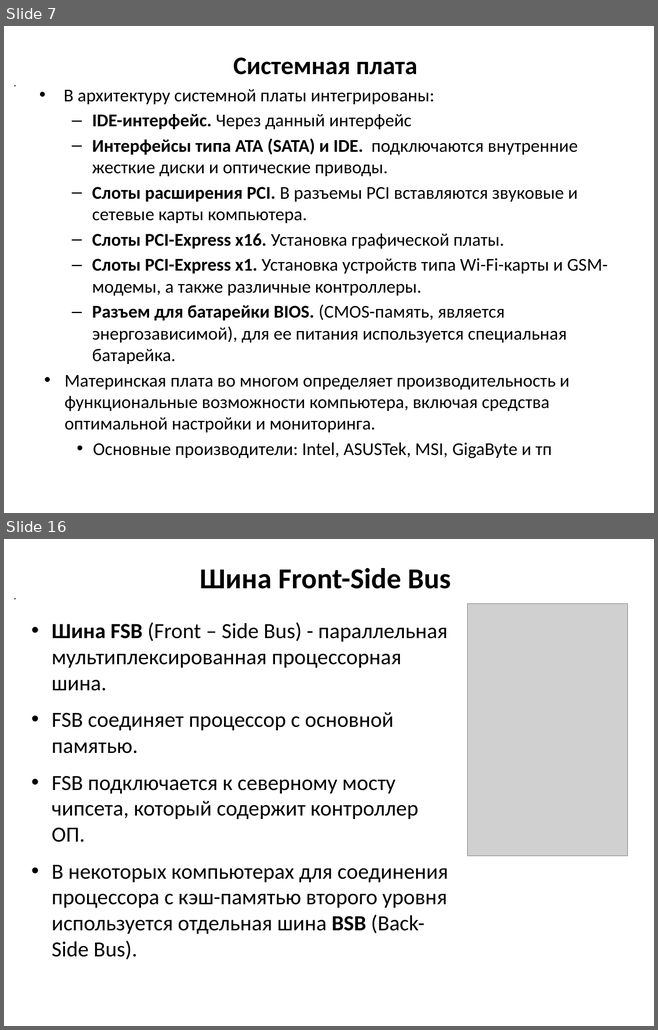
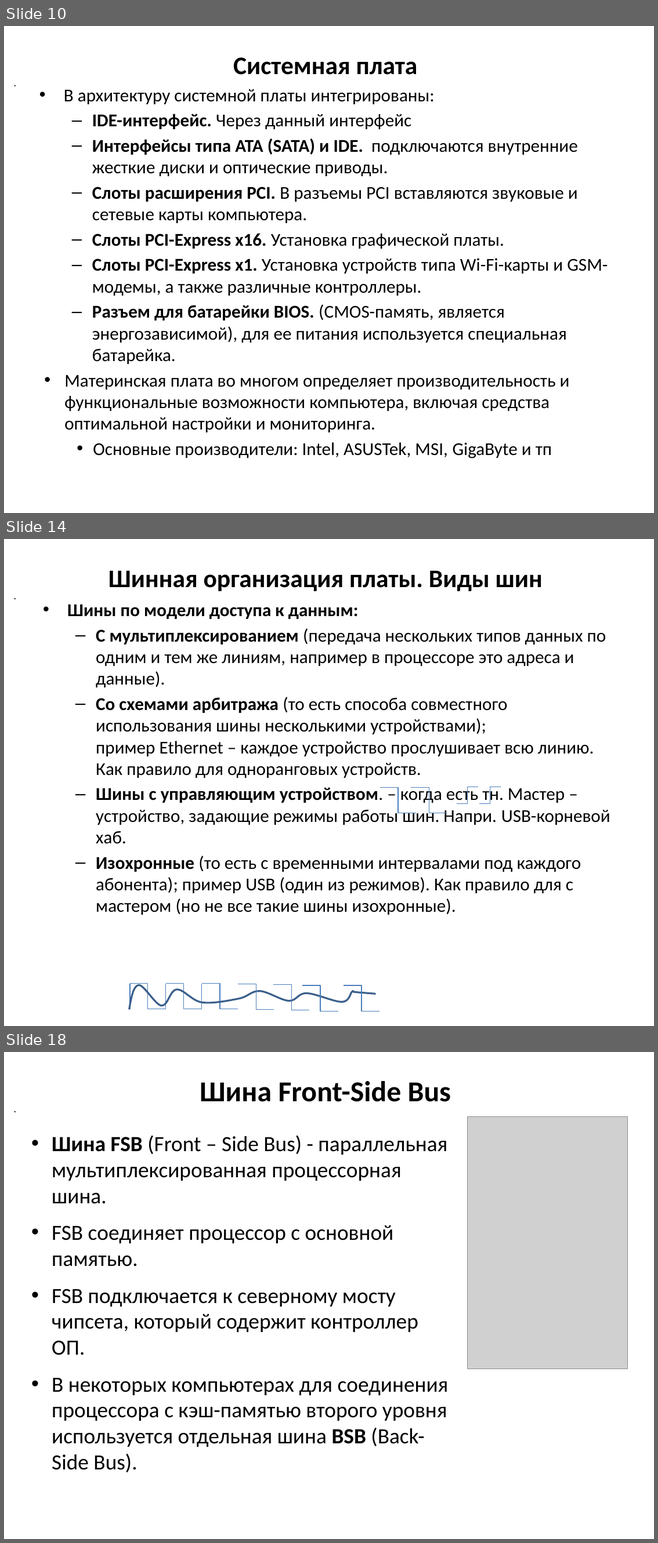
Before and after one commit to MVRonkin/arch_comp_sys, a slide deck: 2023 весна/лекции/Лекция 7_1 нов.pptx. Shown one above the other, each under a label of ours: slides 7 and 16 before the commit, slides 10, 14 and 18 after it; the slides between them are not shown. The pictures are 658x1030 and 658x1543 pixels, drawn with LibreOffice and Linux fonts; fonts in the diff are those of the drawing; grey boxes stand for pictures. Boxes give left, top, right and bottom in pixels: in the first picture for what was removed or moved away, otherwise in the second. Text is boxed around its words. In the diff, an @@ line names an element or a change of style, - is before the commit and + after.

```diff
--- a/2023 весна/лекции/Лекция 7_1 нов.pptx
+++ b/2023 весна/лекции/Лекция 7_1 нов.pptx
@@ slide 14 added at [4,539,654,1026], background #FFFFFF @@
@@ title added at [108,570,542,591], 28 pt, text #000000, bold @@
+  Шинная организация платы. Виды шин
@@ text added at [4,595,654,595], 12 pt, text #000000 @@
+.
@@ text added at [67,604,610,915], 20 pt, text #000000 @@
+• Шины по модели доступа к данным:
+  – С мультиплексированием (передача нескольких типов данных по одним и тем же линиям, например в процессоре это адреса и данные).
+  – Со схемами арбитража (то есть способа совместного использования шины несколькими устройствами);
+    пример Ethernet – каждое устройство прослушивает всю линию. Как правило для одноранговых устройств.
+  – Шины с управляющим устройством. – когда есть тн. Мастер – устройство, задающие режимы работы шин. Напри. USB-корневой хаб.
+  – Изохронные (то есть с временными интервалами под каждого абонента); пример USB (один из режимов). Как правило для с мастером (но не все такие шины изохронные).
@@ elbow line added from (380, 788) to (416, 813), #4B7EBC 0.75 pt @@
@@ elbow line added from (411, 788) to (447, 813), #4B7EBC 0.75 pt @@
@@ elbow line added from (456, 804) to (477, 787), #4B7EBC 0.75 pt @@
@@ elbow line added from (479, 804) to (500, 787), #4B7EBC 0.75 pt @@
@@ freeform shape added at [129,985,376,1010], outline #3A5F8C 2 pt @@
@@ elbow line added from (130, 983) to (166, 1009), #4B7EBC 0.75 pt @@
@@ line added from (130, 983) to (130, 1009), #4B7EBC 0.75 pt @@
@@ elbow line added from (166, 983) to (201, 1009), #4B7EBC 0.75 pt @@
@@ line added from (166, 1009) to (166, 983), #4B7EBC 0.75 pt @@
@@ line added from (201, 1009) to (201, 983), #4B7EBC 0.75 pt @@
@@ elbow line added from (202, 983) to (238, 1009), #4B7EBC 0.75 pt @@
@@ elbow line added from (238, 984) to (274, 1009), #4B7EBC 0.75 pt @@
@@ elbow line added from (274, 984) to (309, 1010), #4B7EBC 0.75 pt @@
@@ elbow line added from (302, 986) to (338, 1011), #4B7EBC 0.75 pt @@
@@ elbow line added from (343, 986) to (379, 1011), #4B7EBC 0.75 pt @@
@@ what was slide 7 is now slide 10 @@
@@ what was slide 16 is now slide 18 @@
```
Also in this commit, not shown: 6 slides changed, 1 other slide added, 12 other files.
